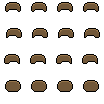
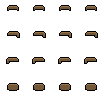
Comparing the layer stacks of the two 104px x 104px images. Changes:
added group "hair" with 5 layers above "图层 13" over (4, 2, 100, 92)
renamed "图层 11 副本" to "平头", showed it, moved it into group "hair" over (5, 5, 98, 91)
renamed "图层 19 副本" to "爆炸头", hid it, moved it into group "hair" over (4, 2, 100, 92)
added group "face gear" with 3 layers above "clothes" over (8, 10, 96, 64)
added group "clothes" with 3 layers above "body" over (4, 16, 100, 92)
added group "body" with 3 layers above "背景" over (5, 5, 99, 92)
added group "背景" with 3 layers over (4, 2, 100, 92)
